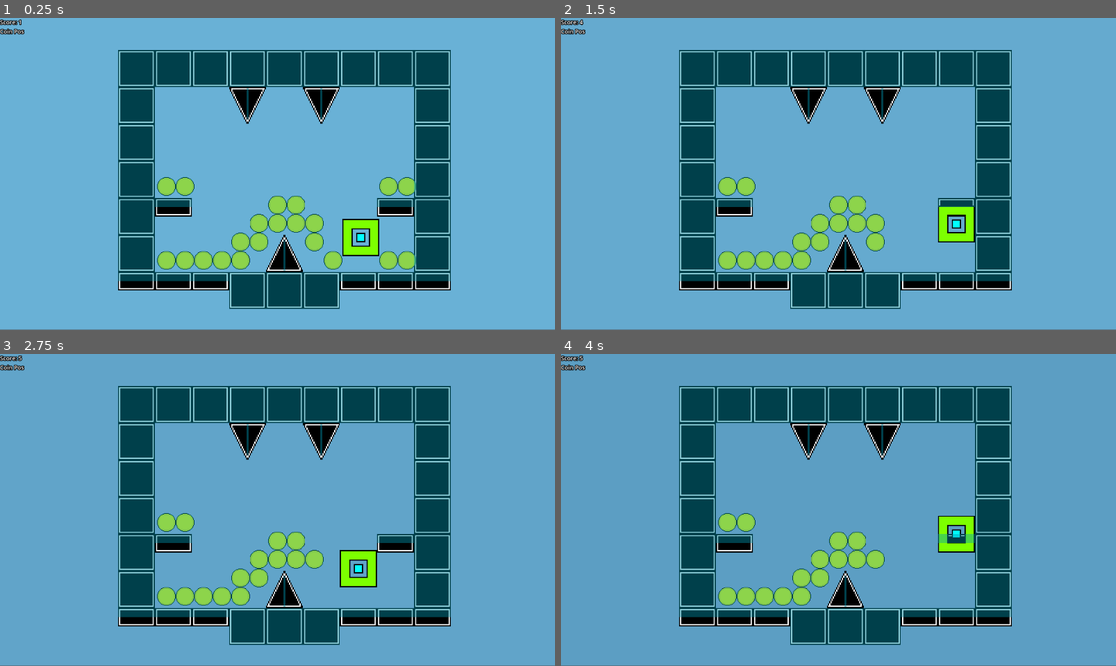
Above: before the commit, frames 1-4 (two rows, left to right).
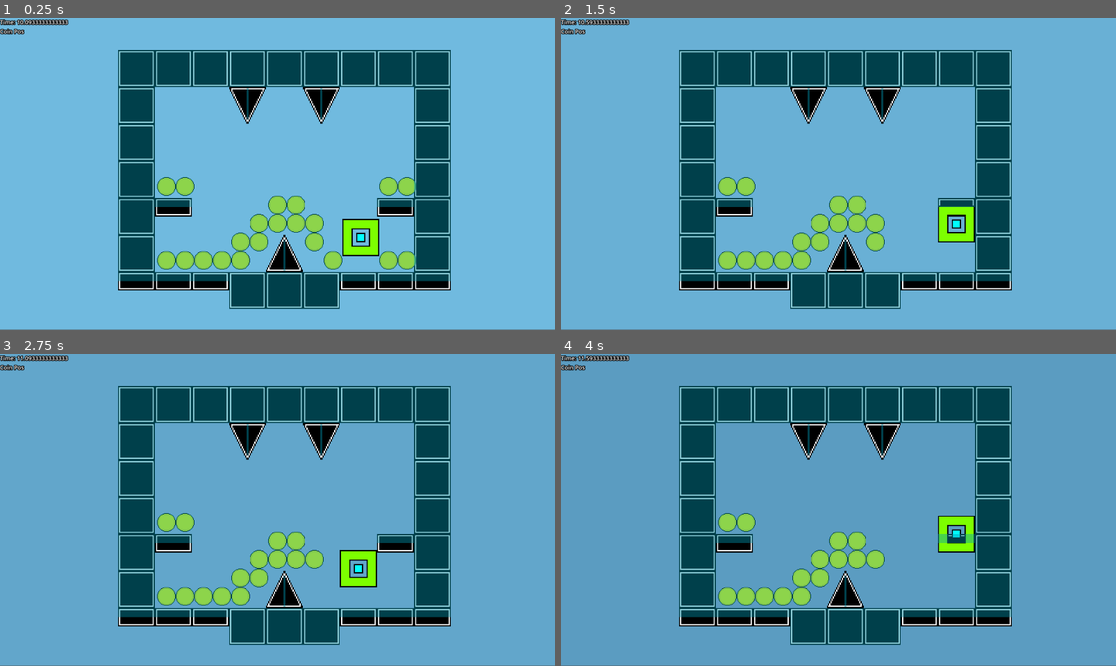
Above: after the commit, the same moments.

Repository: DavidWu531/Mystery-Odyssey
Game: Godot game, scene res://Scenes/main.tscn
Two runs of this game, one before a commit and one after it. Both use one fixed random seed, a clock stepped at 60 frames per second and the inputs below.
Inputs:
- Up to frame 1 (0.25 s): no input
- Up to frame 2 (1.5 s): hold D (Right) from 0.53 s (still down); tap Space (Jump) at 0.77 s
- Up to frame 3 (2.75 s): tap Space (Jump) at 1.52 s; tap Enter at 2 s; release D (Right) at 2.03 s; hold A (Left) from 2.03 s (still down)
- Up to frame 4 (4 s): release A (Left) at 2.78 s; hold D (Right) from 2.78 s (still down); tap Space (Jump) at 3.02, 3.5, 3.77 s

The runs differ from the first frame. In frame 1, 0.2% of the frame differs, in the area x 0-13%, y 0-3%; in frame 2, 0.2%; in frame 3, 0.2%; in frame 4, 0.2%.

Commit message:
Experimented with day-night cycle

Diff:
--- a/Scenes/main.tscn
+++ b/Scenes/main.tscn
@@ -111,7 +111,7 @@
 
 [sub_resource type="Animation" id="Animation_p2h8b"]
 resource_name = "Cycle"
-length = 90.0
+length = 60.0
 loop_mode = 1
 step = 1.0
 tracks/0/type = "value"
@@ -121,7 +121,7 @@
 tracks/0/interp = 1
 tracks/0/loop_wrap = true
 tracks/0/keys = {
-"times": PackedFloat32Array(-2, 30, 60, 90),
+"times": PackedFloat32Array(0, 20, 40, 60),
 "transitions": PackedFloat32Array(1, 1, 1, 1),
 "update": 0,
 "values": [Color(0.443137, 0.737255, 0.882353, 1), Color(0.0156863, 0.101961, 0.25098, 1), Color(0.0156863, 0.101961, 0.25098, 1), Color(0.443137, 0.737255, 0.882353, 1)]
--- a/Scripts/Global.gd
+++ b/Scripts/Global.gd
@@ -93,3 +93,10 @@
 		killing_machine_iii = true
 	if ooh_shiny_mine_progress == 60:
 		ooh_shiny_mine_iii = true
+
+func nothing_there():
+	pass
+	"""1 hr = 3.75s
+	24 hrs = 90s
+	10am, 6pm, 2am, 10am
+	30s = 6hrs """
--- a/Scripts/Player.gd
+++ b/Scripts/Player.gd
@@ -66,6 +66,12 @@
 		if "Coin" in collision.get_collider().name:
 			collectible_kill()
 
+	var hr = $"../AnimationPlayer".current_animation_position / $"../AnimationPlayer".current_animation_length * 24
+	if hr + 10 <= 24:
+		$"../CanvasLayer/PlayerPos".text = str("Time: " + str(hr + 10))
+	else:
+		$"../CanvasLayer/PlayerPos".text = str("Time: " + str(hr - 14))
+
 func collectible_kill():
 	var granted = false
 	# Top and Bottom Collision
